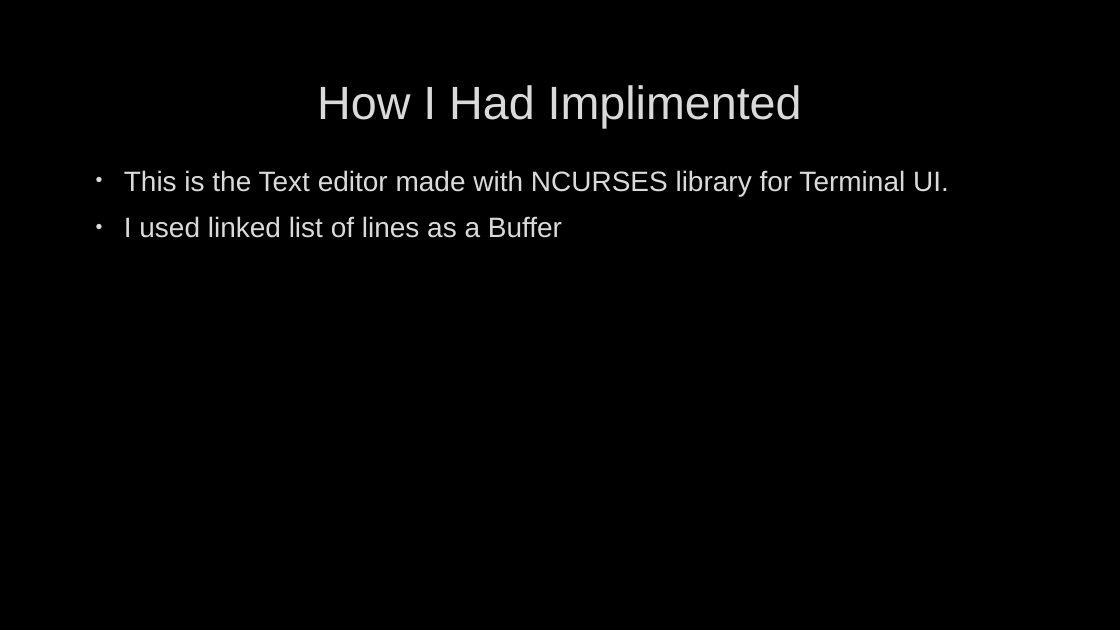
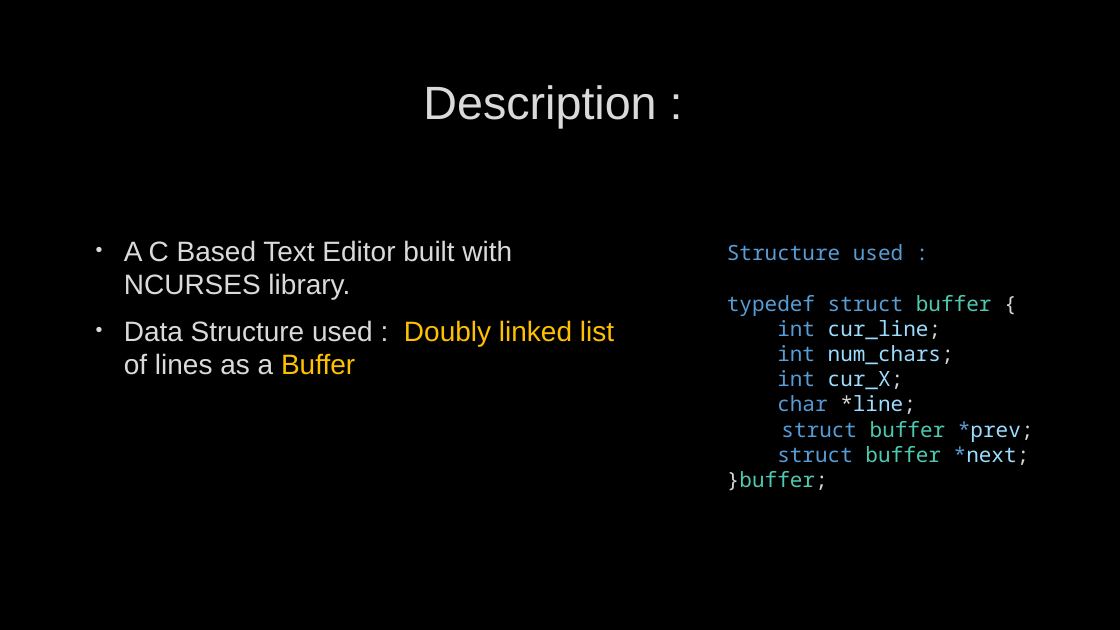
Before and after one commit to NikitaTipule/Text_editor, a slide deck: slide 2 of DATA STRUCTURE PROJECT – TEXT EDITOR.pptx (slide 3 before the commit). Drawn at 1120x630 pixels with LibreOffice and Linux fonts; fonts in the diff are those of the drawing; background and template pictures are left out. Boxes give left, top, right and bottom in pixels: in the first picture for what was removed or moved away, otherwise in the second. Text is boxed around its words. In the diff, an @@ line names an element or a change of style, - is before the commit and + after.

```diff
--- a/DATA STRUCTURE PROJECT – TEXT EDITOR.pptx
+++ b/DATA STRUCTURE PROJECT – TEXT EDITOR.pptx
@@ title at [423,85,656,128]: text changed @@
-How I Had Implimented
+Description :
@@ text at [124,240,614,375]: text changed @@
-• This is the Text editor made with NCURSES library for Terminal UI.
-• I used linked list of lines as a Buffer
+• A C Based Text Editor built with NCURSES library.
+• Data Structure used : Doubly linked list of lines as a Buffer
@@ text added at [727,244,1034,491], 18 pt, text #569CD6 @@
+Structure used :
+typedef struct buffer {
+int cur_line;
+int num_chars;
+int cur_X;
+char *line;
+struct buffer *prev;
+struct buffer *next;
+}buffer;
```
Also in this commit, not shown: 1 other slide changed, 3 slides added, 1 slide removed, 25 other files.
